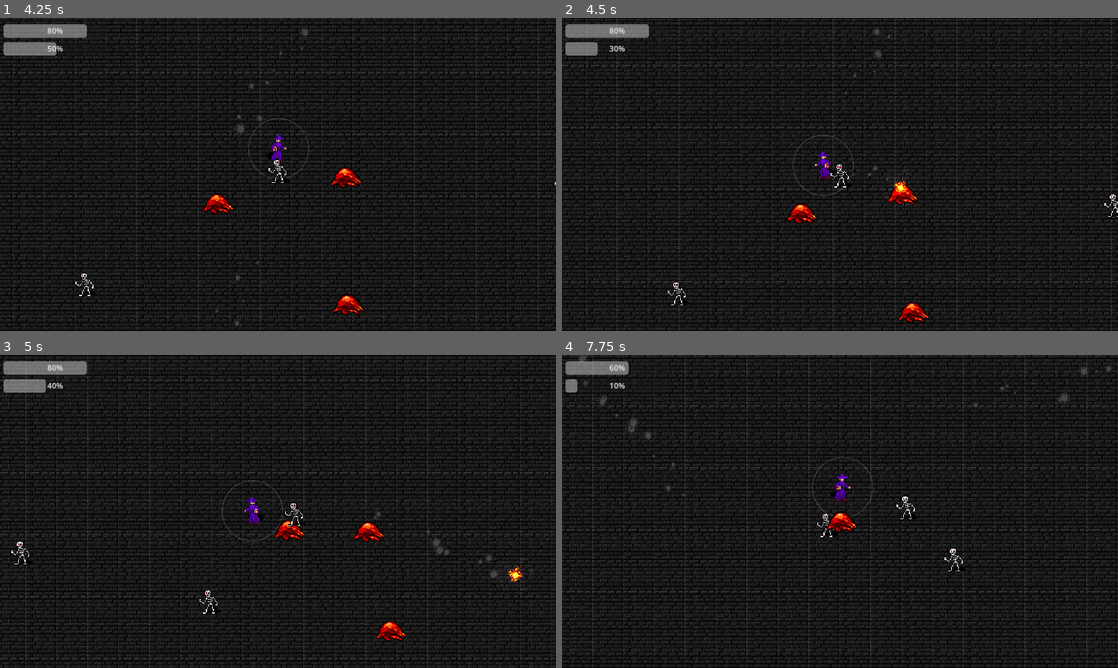
Above: before the commit, frames 1-4 (two rows, left to right).
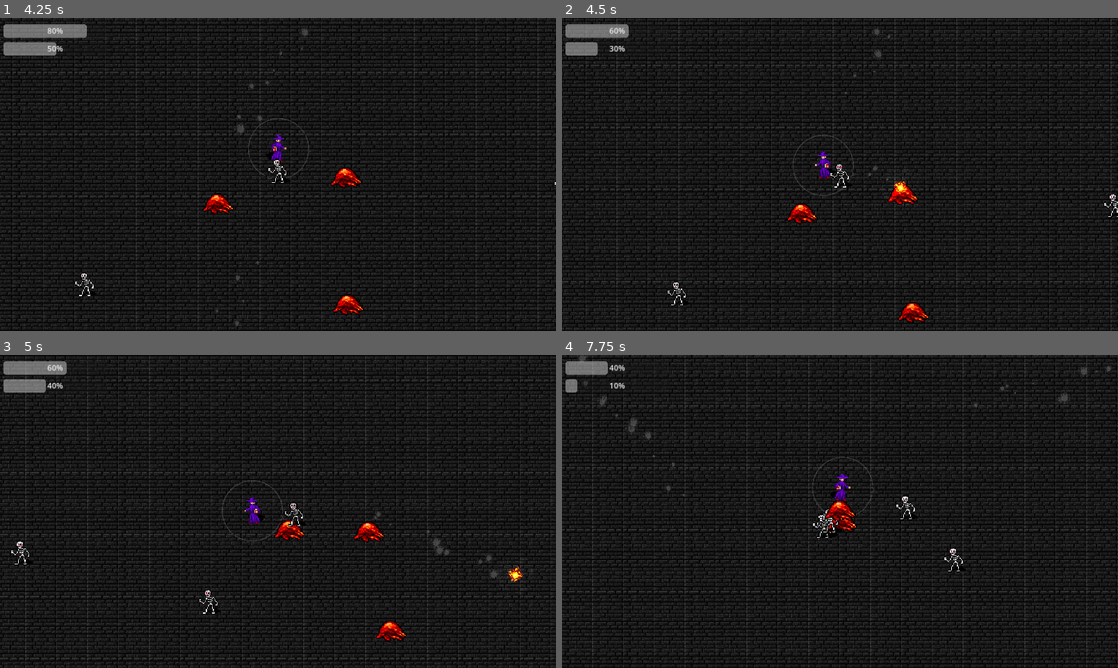
Above: after the commit, the same moments.

Repository: adrianwhatfield/ancient-arena
Game: Godot game, scene res://Scenes/main_menu.tscn
Two runs of this game, one before a commit and one after it. Both use one fixed random seed, a clock stepped at 60 frames per second and the inputs below.
Inputs (mouse positions are in pixels of both pictures, inside the frame that each line leads up to):
- Up to frame 1 (4.25 s): click "START" at 0.5 s; move the mouse to (400, 158) at 1.27 s; hold D (right) 1.28-2.03 s; click (400, 158) at 1.35 s; move the mouse to (166, 190) at 2.02 s; hold S (down) 2.03-2.78 s; click (166, 190) at 2.1 s; move the mouse to (333, 105) at 2.77 s; hold D (right) 2.78-3.53 s; click (333, 105) at 2.85 s; move the mouse to (250, 237) at 3.52 s; hold W (up) from 3.53 s (still down); click (250, 237) at 3.6 s
- Up to frame 2 (4.5 s): move the mouse to (1006, 221) at 4.27 s; release W (up) at 4.28 s; hold A (left) from 4.28 s (still down); click (1006, 221) at 4.35 s
- Up to frame 3 (5 s): keep holding A (left)
- Up to frame 4 (7.75 s): move the mouse to (673, 464) at 5.02 s; click (673, 464) at 5.1 s; move the mouse to (867, 511) at 5.77 s; release A (left) at 5.78 s; hold S (down) 5.78-6.53 s; click (867, 511) at 5.85 s; move the mouse to (756, 433) at 6.52 s; hold D (right) 6.53-7.28 s; click (756, 433) at 6.6 s; move the mouse to (962, 495) at 7.27 s; hold W (up) from 7.28 s (still down); click (962, 495) at 7.35 s

Frame 1 is identical in both runs. In frame 2, 0.2% of the frame differs, in the area x 8-16%, y 2-7%; in frame 3, 0.2%; in frame 4, 0.5%, in the area x 7-53%, y 2-59%.

Commit message:
Add audio

Diff:
--- a/ancient_arena/Scenes/arena.tscn
+++ b/ancient_arena/Scenes/arena.tscn
@@ -1,10 +1,12 @@
-[gd_scene load_steps=35 format=3 uid="uid://clja8kn4j58oo"]
+[gd_scene load_steps=37 format=3 uid="uid://clja8kn4j58oo"]
 
 [ext_resource type="Script" path="res://Scripts/arena.gd" id="1_pmwn1"]
 [ext_resource type="PackedScene" uid="uid://cwcm5uj6b5dem" path="res://Scenes/player.tscn" id="2_1trim"]
 [ext_resource type="PackedScene" uid="uid://gq16qto2phgm" path="res://Scenes/ui.tscn" id="2_5crim"]
 [ext_resource type="Texture2D" uid="uid://byb0cqwipd75t" path="res://Assets/Art/Walls/shadow_northeast_darker.png" id="3_fun4x"]
+[ext_resource type="AudioStream" uid="uid://djbgya1gxa1ij" path="res://Assets/Sound/hitHurt.wav" id="3_vip8o"]
 [ext_resource type="PackedScene" uid="uid://bar0xw41uh00x" path="res://Scenes/slime.tscn" id="4_105uc"]
+[ext_resource type="AudioStream" uid="uid://daptt78u27c2c" path="res://Assets/Sound/explosion.wav" id="4_e0hfs"]
 [ext_resource type="Texture2D" uid="uid://dq0gn7y65gg2j" path="res://Assets/Art/Walls/shadow_northwest_darker.png" id="4_jnwlw"]
 [ext_resource type="Texture2D" uid="uid://cpg6ti3aw84la" path="res://Assets/Art/Walls/shadow_north_darker.png" id="5_g6vku"]
 [ext_resource type="Texture2D" uid="uid://bf67q48a547fd" path="res://Assets/Art/Walls/shadow_west_darker.png" id="6_74rps"]
@@ -150,6 +152,14 @@
 
 [node name="UI" parent="." instance=ExtResource("2_5crim")]
 
+[node name="Sounds" type="Node" parent="."]
+
+[node name="HitSound" type="AudioStreamPlayer" parent="Sounds"]
+stream = ExtResource("3_vip8o")
+
+[node name="ExplodeSound" type="AudioStreamPlayer" parent="Sounds"]
+stream = ExtResource("4_e0hfs")
+
 [node name="TileMap" type="TileMap" parent="."]
 texture_filter = 1
 tile_set = SubResource("TileSet_7x2ur")
@@ -185,3 +195,6 @@
 
 [node name="slime4" parent="." instance=ExtResource("4_105uc")]
 position = Vector2(-867, 249)
+
+[connection signal="player_hit" from="Player" to="." method="_on_player_player_hit"]
+[connection signal="spell_fired" from="Player" to="." method="_on_player_spell_fired"]
--- a/ancient_arena/Scenes/player.tscn
+++ b/ancient_arena/Scenes/player.tscn
@@ -7,6 +7,9 @@
 [sub_resource type="CapsuleShape2D" id="CapsuleShape2D_0qm8w"]
 radius = 4.0
 height = 28.0
+
+[sub_resource type="RectangleShape2D" id="RectangleShape2D_0kf28"]
+size = Vector2(12, 30)
 
 [node name="Player" type="CharacterBody2D"]
 collision_layer = 3
@@ -24,6 +27,13 @@
 limit_smoothed = true
 position_smoothing_enabled = true
 
+[node name="HitBox" type="Area2D" parent="."]
+collision_layer = 0
+collision_mask = 2
+
+[node name="CollisionShape2D" type="CollisionShape2D" parent="HitBox"]
+shape = SubResource("RectangleShape2D_0kf28")
+
 [node name="Wand" type="Node2D" parent="."]
 metadata/_edit_group_ = true
 
@@ -39,4 +49,5 @@
 [node name="Timer" type="Timer" parent="."]
 autostart = true
 
+[connection signal="area_entered" from="HitBox" to="." method="_on_hit_box_area_entered"]
 [connection signal="timeout" from="Timer" to="." method="_on_timer_timeout"]
--- a/ancient_arena/Scenes/skeleton.tscn
+++ b/ancient_arena/Scenes/skeleton.tscn
@@ -7,8 +7,8 @@
 size = Vector2(10, 11)
 
 [node name="skeleton" type="Area2D"]
-collision_layer = 2
-collision_mask = 2
+collision_layer = 6
+collision_mask = 0
 script = ExtResource("1_mtqc1")
 
 [node name="Sprite2D" type="Sprite2D" parent="."]
--- a/ancient_arena/Scenes/slime.tscn
+++ b/ancient_arena/Scenes/slime.tscn
@@ -7,8 +7,8 @@
 size = Vector2(11, 16)
 
 [node name="slime" type="Area2D"]
-collision_layer = 2
-collision_mask = 2
+collision_layer = 6
+collision_mask = 0
 script = ExtResource("1_xvobn")
 
 [node name="Sprite2D" type="Sprite2D" parent="."]
--- a/ancient_arena/Scenes/spell.tscn
+++ b/ancient_arena/Scenes/spell.tscn
@@ -44,8 +44,8 @@
 
 [node name="Spell" type="Area2D"]
 texture_filter = 1
-collision_layer = 2
-collision_mask = 2
+collision_layer = 0
+collision_mask = 4
 script = ExtResource("1_7yvvw")
 
 [node name="PointLight2D" type="PointLight2D" parent="."]
@@ -69,4 +69,5 @@
 wait_time = 15.0
 autostart = true
 
+[connection signal="area_entered" from="." to="." method="_on_area_entered"]
 [connection signal="timeout" from="Timer" to="." method="_on_timer_timeout"]
--- a/ancient_arena/Scripts/arena.gd
+++ b/ancient_arena/Scripts/arena.gd
@@ -1,12 +1,16 @@
 extends Node2D
 
+@onready var hit_sound = $Sounds/HitSound
+@onready var explode_sound = $Sounds/ExplodeSound
 
-# Called when the node enters the scene tree for the first time.
-func _ready():
-	pass # Replace with function body.
-
-
-# Called every frame. 'delta' is the elapsed time since the previous frame.
 func _process(delta):
 	if Input.is_action_just_pressed("menu"):
 		get_tree().change_scene_to_file("res://Scenes/main_menu.tscn")
+
+
+func _on_player_player_hit():
+	hit_sound.play()
+
+
+func _on_player_spell_fired():
+	explode_sound.play()
--- a/ancient_arena/Scripts/player.gd
+++ b/ancient_arena/Scripts/player.gd
@@ -4,6 +4,9 @@
 var shoot_vector = Vector2.ZERO
 
 var spell_scene = preload("res://Scenes/spell.tscn")
+
+signal spell_fired
+signal player_hit
 
 func _physics_process(delta):
 	direction = Input.get_vector("left", "right", "up", "down")
@@ -23,6 +26,7 @@
 	get_shoot()
 	if Input.is_action_just_pressed("shoot") and Stats.magic_current >= 10:
 		Stats.magic_current -= 10
+		spell_fired.emit()
 		shoot()
 
 func shoot():
@@ -50,3 +54,8 @@
 func _on_timer_timeout():
 	Stats.health_current += Stats.health_regen
 	Stats.magic_current += Stats.magic_regen
+
+
+func _on_hit_box_area_entered(area):
+	player_hit.emit()
+	Stats.health_current -= area.damage
--- a/ancient_arena/Scripts/skeleton.gd
+++ b/ancient_arena/Scripts/skeleton.gd
@@ -14,9 +14,3 @@
 	target = get_parent().get_node("Player")
 	if position.distance_to(target.position) > 10:
 		position = position.move_toward(target.position, delta * speed)
-
-func _on_area_entered(area):
-	health -= Stats.damage
-
-func _on_body_entered(body):
-	Stats.health_current -= damage
--- a/ancient_arena/Scripts/slime.gd
+++ b/ancient_arena/Scripts/slime.gd
@@ -14,9 +14,3 @@
 	target = get_parent().get_node("Player")
 	if position.distance_to(target.position) > 10:
 		position = position.move_toward(target.position, delta * speed)
-
-func _on_area_entered(area):
-	health -= Stats.damage
-
-func _on_body_entered(body):
-	Stats.health_current -= damage
--- a/ancient_arena/Scripts/spell.gd
+++ b/ancient_arena/Scripts/spell.gd
@@ -10,3 +10,6 @@
 
 func _on_timer_timeout():
 	queue_free()
+
+func _on_area_entered(area):
+	area.health -= Stats.damage
--- a/ancient_arena/project.godot
+++ b/ancient_arena/project.godot
@@ -87,3 +87,4 @@
 
 2d_physics/layer_1="Physics"
 2d_physics/layer_2="Enemy"
+2d_physics/layer_3="Projectile"
Not shown, added: ancient_arena/Assets/Sound/explosion.wav.import
Not shown, added: ancient_arena/Assets/Sound/hitHurt.wav.import
Not shown: 1 places in ancient_arena/Scenes/player.tscn that only renumber resources
Not shown, added: ancient_arena/Assets/Sound/explosion.wav
Not shown, added: ancient_arena/Assets/Sound/hitHurt.wav
